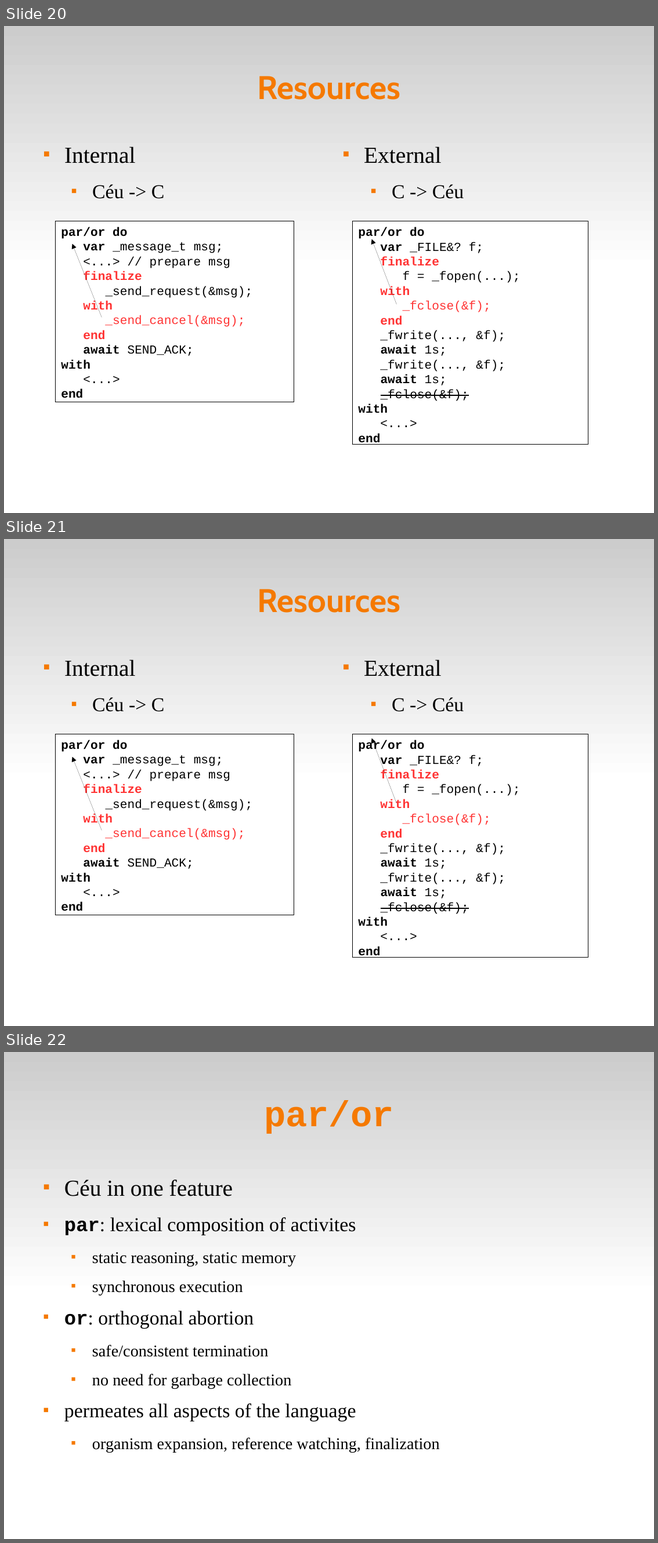
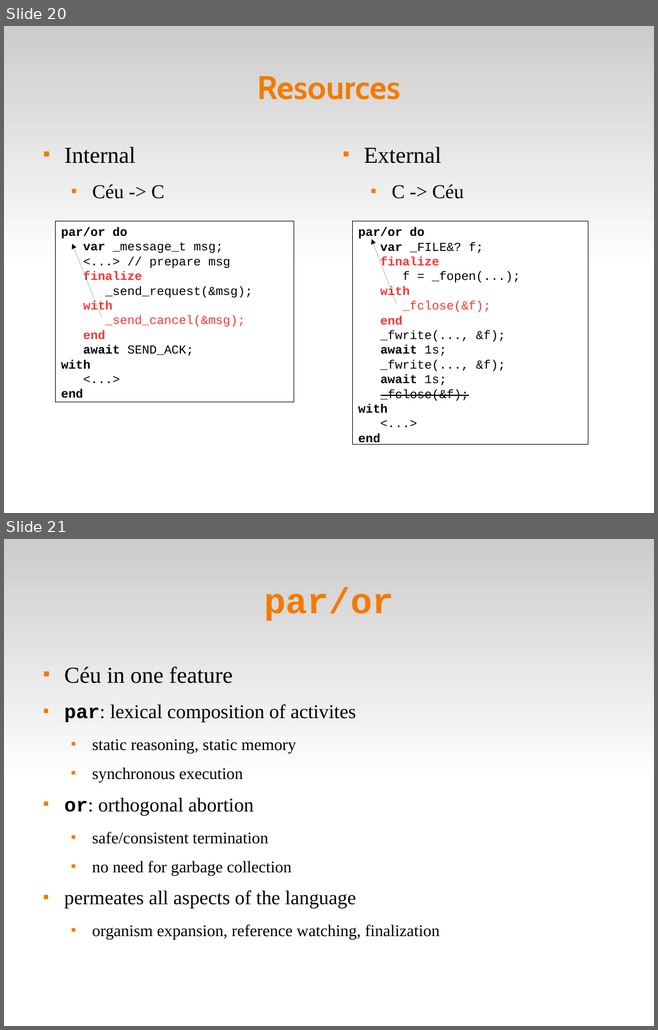
Before and after one commit to fsantanna-no/ceu-docs, a slide deck: ceu_curryon-extra.odp. Shown one above the other, each under a label of ours: slides 20, 21 and 22 before the commit, slides 20 and 21 after it. The pictures are 658x1543 and 658x1030 pixels, drawn with LibreOffice and Linux fonts; fonts in the diff are those of the drawing. Boxes give left, top, right and bottom in pixels: in the first picture for what was removed or moved away, otherwise in the second. Text is boxed around its words. In the diff, an @@ line names an element or a change of style, - is before the commit and + after.

```diff
--- a/ceu_curryon-extra.odp
+++ b/ceu_curryon-extra.odp
@@ slide 21 removed at bbox=[4, 539, 654, 1026], background #FFFFFF; not listed: 1 template element that a slide beside it also shows @@
@@ title removed at bbox=[257, 589, 401, 613] @@
-Resources
@@ text removed at bbox=[64, 660, 165, 712] @@
-■ Internal
-  ■ Céu -> C
@@ text removed at bbox=[364, 660, 464, 712] @@
-■ External
-  ■ C -> Céu
@@ rectangle removed at bbox=[55, 734, 294, 915] @@
-par/or do
-var _message_t msg;
-<...> // prepare msg
-finalize
-_send_request(&msg);
-with
-_send_cancel(&msg);
-end
-await SEND_ACK;
-with
-<...>
-end
@@ rectangle removed at bbox=[353, 734, 588, 958] @@
-par/or do
-var _FILE&? f;
-finalize
-f = _fopen(...);
-with
-_fclose(&f);
-end
-_fwrite(..., &f);
-await 1s;
-_fwrite(..., &f);
-await 1s;
-_fclose(&f);
-with
-<...>
-end
@@ arrow removed from (397, 803) to (372, 739) @@
@@ arrow removed from (102, 831) to (72, 757) @@
@@ what was slide 22 is now slide 21 @@
```
Also in this commit, not shown: 1 slide changed, 1 other file.
